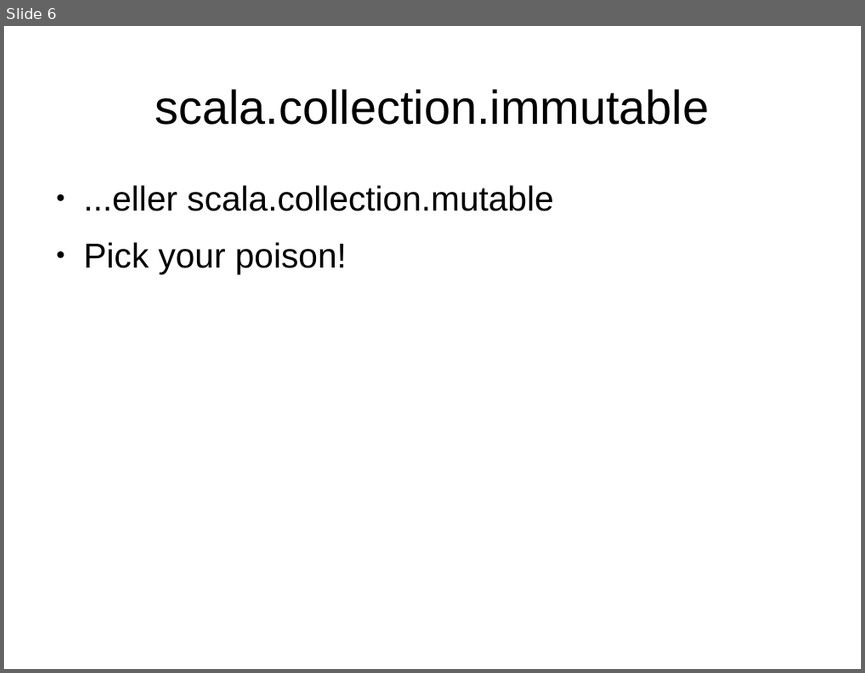
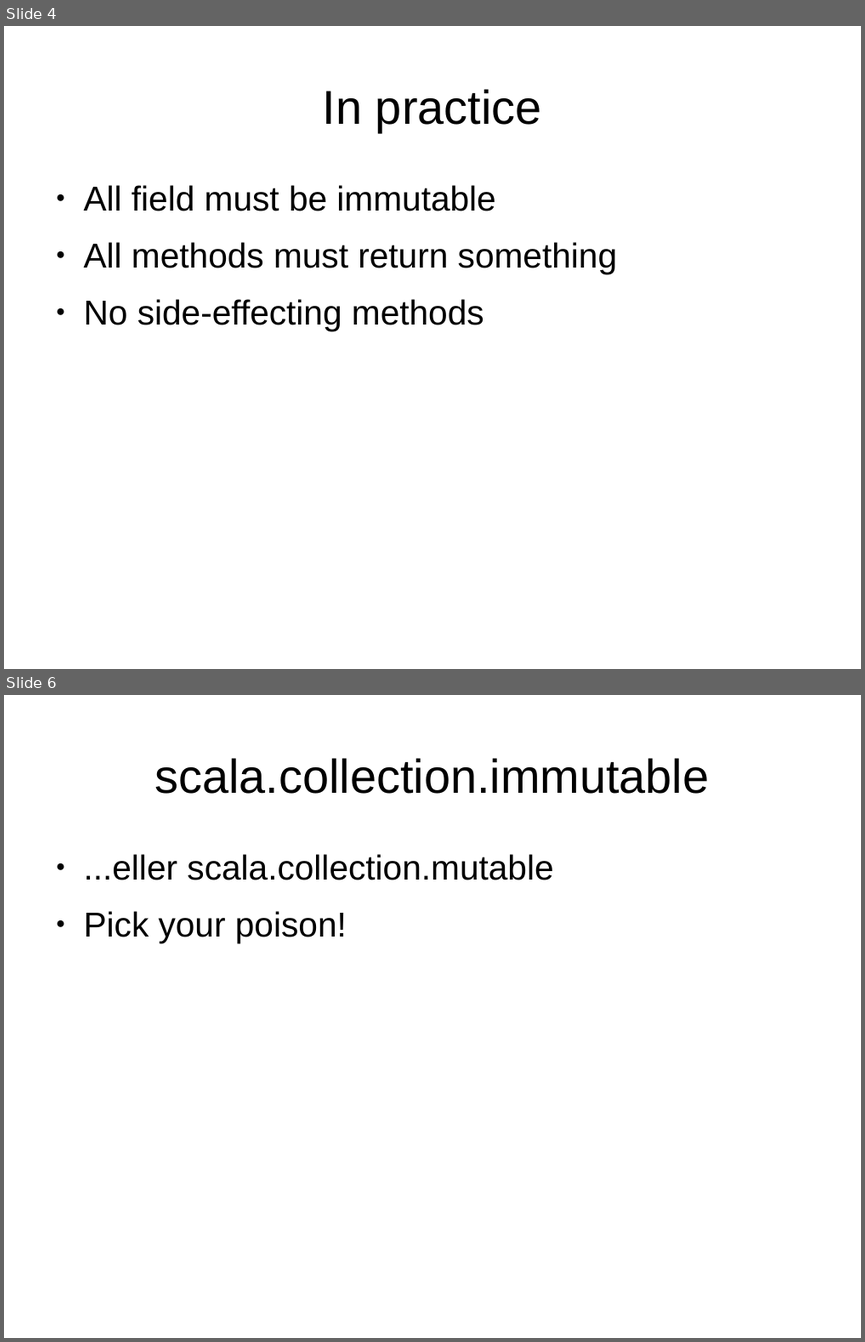
Before and after one commit to javaBin/scala-training-slides, a slide deck: 1.7 - funksjonell_programmering.odp. Shown one above the other, each under a label of ours: slide 6 before the commit, slides 4 and 6 after it; the slides between them are not shown. The pictures are 865x673 and 865x1342 pixels, drawn with LibreOffice and Linux fonts; fonts in the diff are those of the drawing; background and template pictures are left out. Boxes give left, top, right and bottom in pixels: in the first picture for what was removed or moved away, otherwise in the second. Text is boxed around its words. In the diff, an @@ line names an element or a change of style, - is before the commit and + after.

```diff
--- a/1.7 - funksjonell_programmering.odp
+++ b/1.7 - funksjonell_programmering.odp
@@ slide 4 added at bbox=[4, 26, 861, 669], background #FFFFFF @@
@@ title added at bbox=[323, 89, 542, 132], 44 pt, text #000000 @@
+In practice
@@ text added at bbox=[84, 185, 617, 330], 32 pt, text #000000 @@
+● All field must be immutable
+● All methods must return something
+● No side-effecting methods
```
Also in this commit, not shown: 3 slides changed, 3 other slides added, 4 slides removed.
